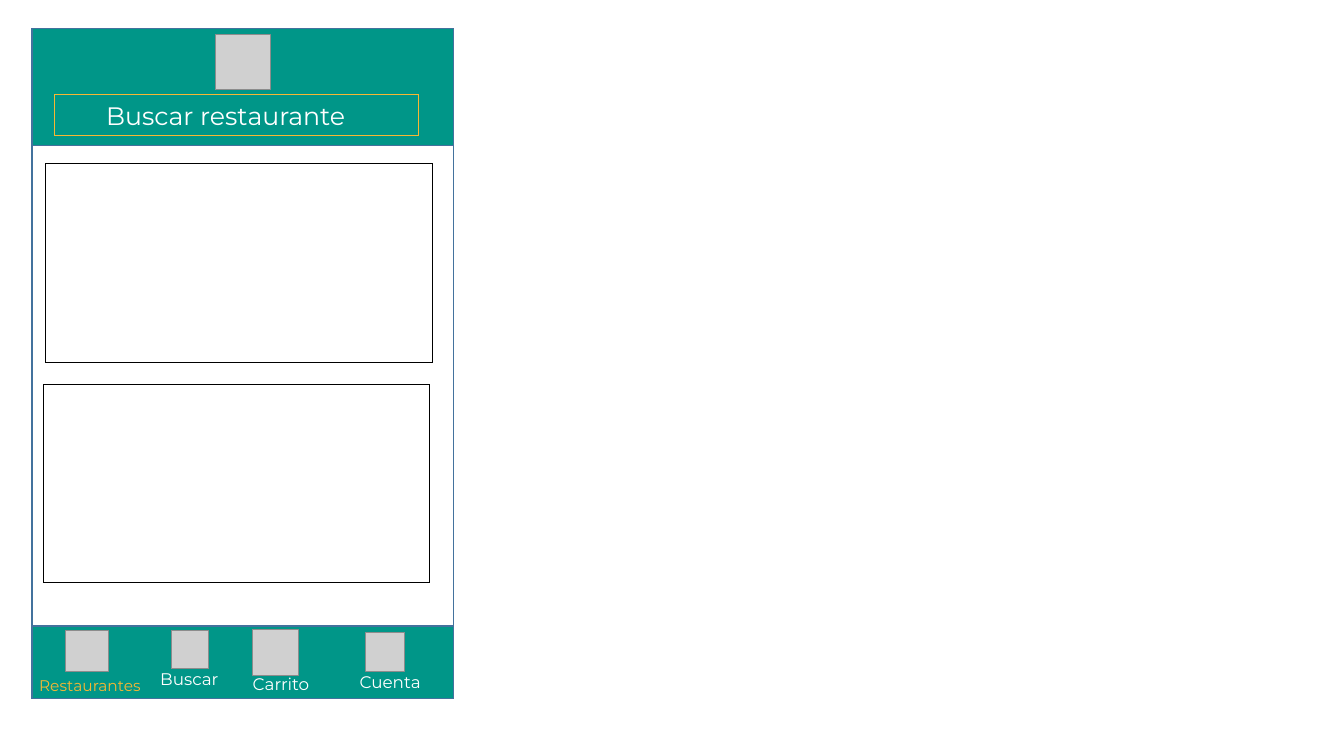
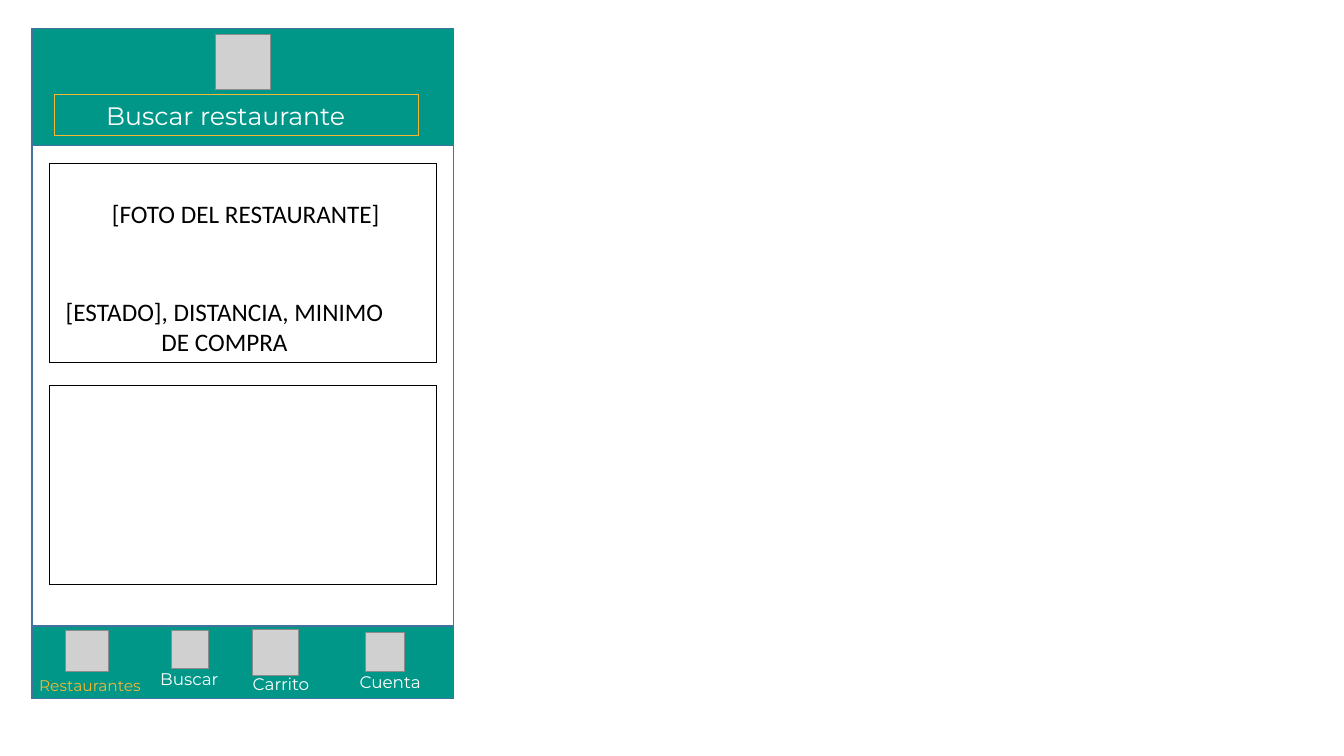
Before and after one commit to FroylanMtz/TabGo, a slide deck: slide 3 of Entregable 1/interfaces.pptx. Drawn at 1344x756 pixels with LibreOffice and Linux fonts; fonts in the diff are those of the drawing; grey boxes stand for pictures; background and template pictures are left out. Boxes give left, top, right and bottom in pixels: in the first picture for what was removed or moved away, otherwise in the second. Text is boxed around its words. In the diff, an @@ line names an element or a change of style, - is before the commit and + after.

```diff
--- a/Entregable 1/interfaces.pptx
+++ b/Entregable 1/interfaces.pptx
@@ rectangle: place and size @@
-rectangle at box(45, 163, 433, 362)
+rectangle at box(49, 163, 437, 362)
@@ text added at box(112, 204, 380, 227), 18 pt, text #000000 @@
+[FOTO DEL RESTAURANTE]
@@ text added at box(66, 302, 383, 351), 18 pt, text #000000 @@
+[ESTADO], DISTANCIA, MINIMO DE COMPRA
@@ rectangle: place and size @@
-rectangle at box(43, 384, 431, 583)
+rectangle at box(49, 386, 437, 585)
```
Also in this commit, not shown: 1 other slide changed, 3 other files.
